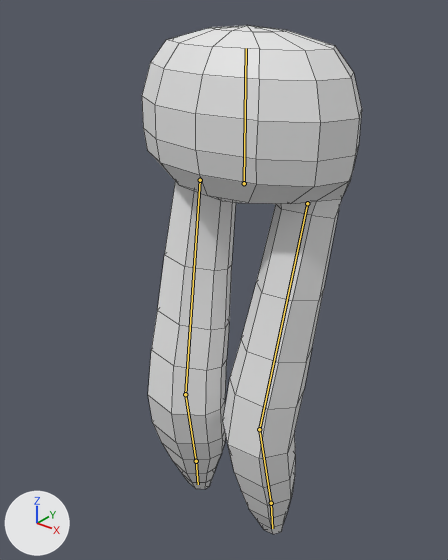
Two versions of the FBX model Assets/Models/tallfresno.fbx, one commit apart.
Both versions are drawn from a 50 mm camera at (5.04, -6.67, 8.62) aimed at (-0.31, 0.02, 4.47). Every picture has the same lights, and +X, +Y and +Z are marked at lower left. Both versions are drawn at frame 8 of the action 'Armature.001|PoseLib'; the numbers are the values there. The bones that change are drawn over the model as lines. Mesh edges are drawn as thin lines.
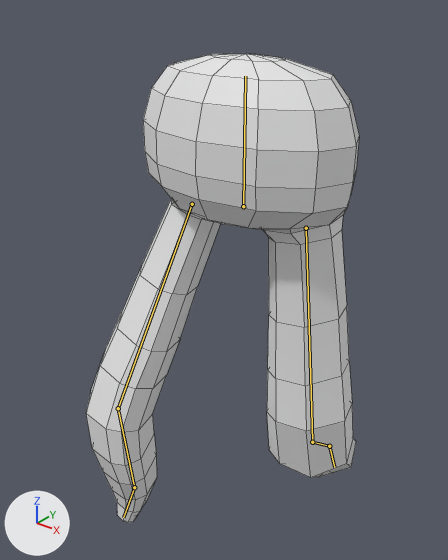
Boxes (x1, y1, x2, y2) around the edits, measured in the pictures (448 x 560 px):
'Sphere.001', posed (24% wider, 8% shorter): before (142, 25, 362, 534); after (86, 53, 359, 522)
bone 'Bone', root to tip: before (307, 203) to (259, 429); after (306, 228) to (312, 442)
bone 'Bone.001', root to tip: before (259, 429) to (271, 503); after (312, 442) to (329, 446)
bone 'Bone.002', root to tip: before (271, 503) to (272, 528); after (329, 446) to (334, 467)
bone 'Bone.003', root to tip: before (200, 180) to (185, 394); after (192, 204) to (118, 408)
bone 'Bone.004', root to tip: before (185, 394) to (196, 461); after (118, 408) to (134, 487)
bone 'Bone.005', root to tip: before (196, 461) to (198, 484); after (134, 487) to (123, 517)
bone 'Bone.006', root to tip: before (244, 183) to (246, 48); after (243, 206) to (245, 76)

Edits to the bpy script that builds the scene:
```text
Change bone_bone:
    where bone_bone = bpy.data.objects['Armature.001'].pose.bones['Bone']
    bone_bone.location: (0.0, 0.0, 0.0) -> (0.03, 0.33, -0.05)
    bone_bone.rotation_quaternion: (0.977, -0.108, 0.183, 0.015) -> (0.973, -0.014, -0.229, -0.039)  # degrees (-13, 21, -1) -> degrees (-1, -26, -4)
Change bone_bone_001:
    where bone_bone_001 = bpy.data.objects['Armature.001'].pose.bones['Bone.001']  # child of 'Bone'
    bone_bone_001.rotation_quaternion: (0.984, -0.18, 0.0, 0.0) -> (0.904, -0.421, -0.008, 0.065)  # degrees (-21, 0, 0) -> degrees (-50, 2, 7)
Change bone_bone_002:
    where bone_bone_002 = bpy.data.objects['Armature.001'].pose.bones['Bone.002']  # child of 'Bone.001'
    bone_bone_002.rotation_quaternion: (1.0, 0.0, 0.0, 0.0) -> (0.961, -0.276, 0.0, 0.0)  # degrees (0, 0, 0) -> degrees (-32, 0, 0)
Change bone_bone_003:
    where bone_bone_003 = bpy.data.objects['Armature.001'].pose.bones['Bone.003']
    bone_bone_003.location: (0.0, 0.0, 0.0) -> (0.0, 0.32, -0.21)
    bone_bone_003.rotation_quaternion: (0.988, -0.107, -0.111, -0.009) -> (0.946, -0.217, 0.239, 0.027)  # degrees (-12, -13, 0) -> degrees (-27, 28, -3)
Change bone_bone_004:
    where bone_bone_004 = bpy.data.objects['Armature.001'].pose.bones['Bone.004']  # child of 'Bone.003'
    bone_bone_004.rotation_quaternion: (0.984, -0.18, 0.0, 0.0) -> (0.97, -0.245, 0.001, 0.013)  # degrees (-21, 0, 0) -> degrees (-28, 0, 1)
Change bone_bone_005:
    where bone_bone_005 = bpy.data.objects['Armature.001'].pose.bones['Bone.005']  # child of 'Bone.004'
    bone_bone_005.rotation_quaternion: (1.0, 0.0, 0.0, 0.0) -> (0.978, -0.207, 0.0, 0.0)  # degrees (0, 0, 0) -> degrees (-24, 0, 0)
Change bone_bone_006:
    where bone_bone_006 = bpy.data.objects['Armature.001'].pose.bones['Bone.006']
    bone_bone_006.location: (0.0, 0.0, 0.0) -> (0.0, -0.33, 0.0)
```
